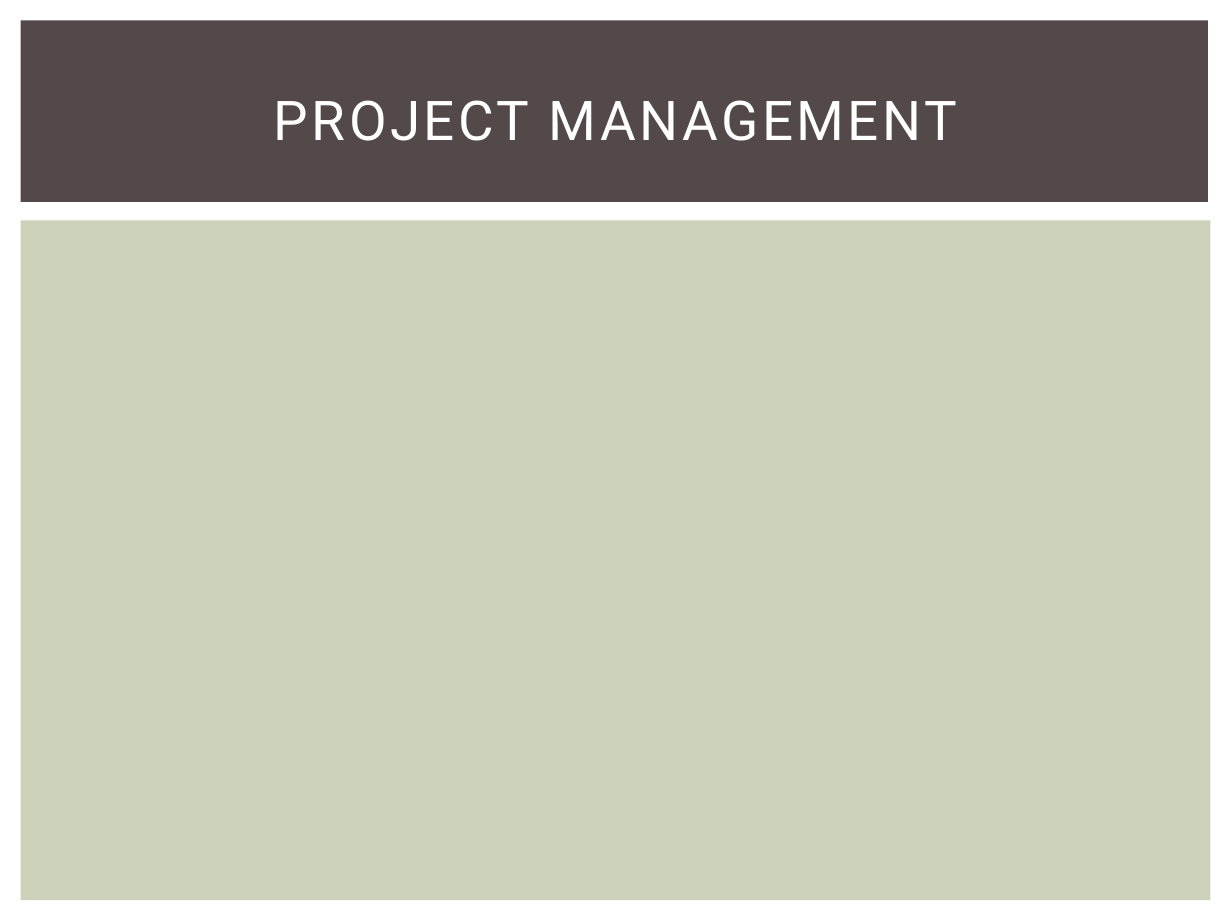
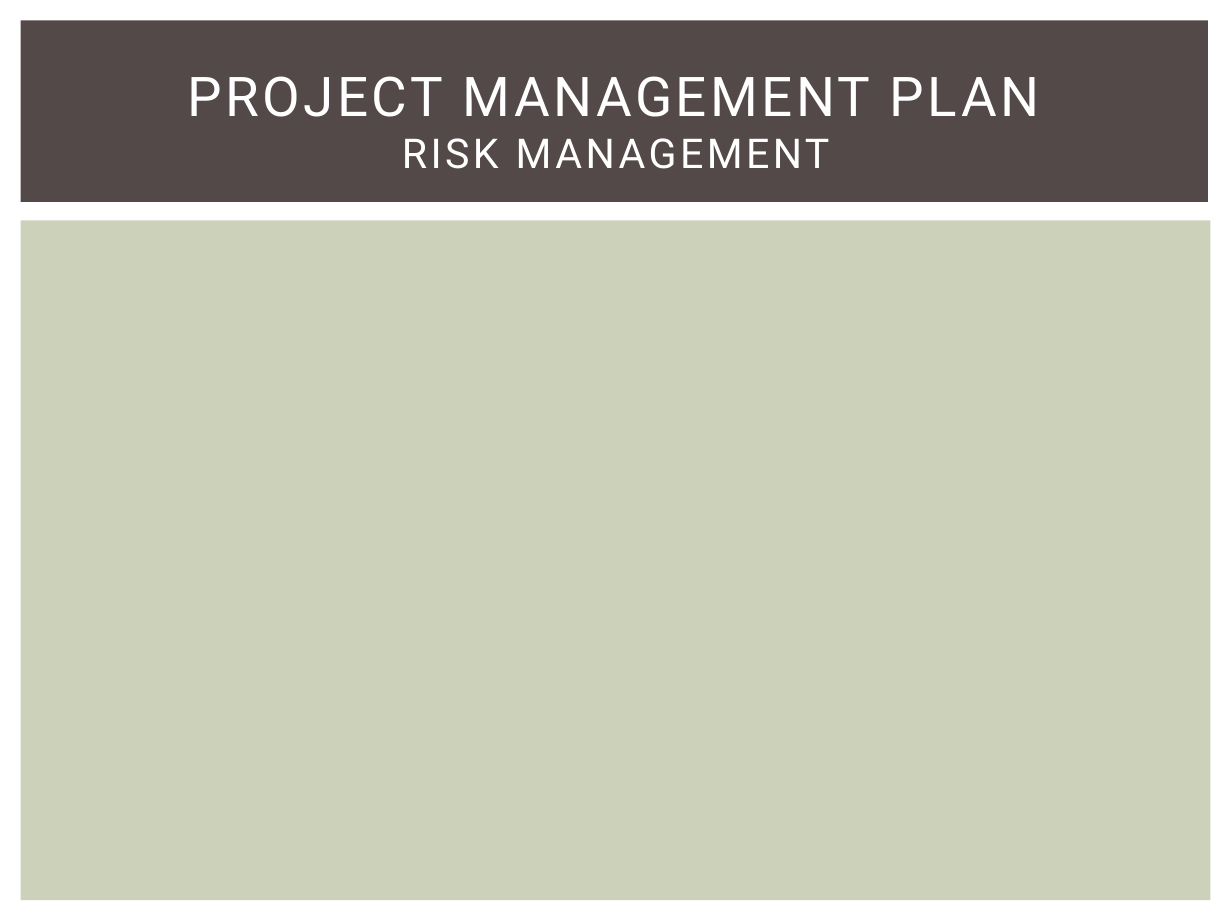
Before and after one commit to skyview059/e-learning-website, a slide deck: slide 11 of Document/Final report/Slide E-Learning project.pptx (slide 7 before the commit). Drawn at 1232x924 pixels with LibreOffice and Linux fonts; fonts in the diff are those of the drawing. Boxes give left, top, right and bottom in pixels: in the first picture for what was removed or moved away, otherwise in the second. Text is boxed around its words. In the diff, an @@ line names an element or a change of style, - is before the commit and + after.

```diff
--- a/Document/Final report/Slide E-Learning project.pptx
+++ b/Document/Final report/Slide E-Learning project.pptx
@@ title at (188, 76, 1040, 169): text changed @@
-PROJECT MANAGEMENT
+PROJECT MANAGEMENT PLAN
+RISK MANAGEMENT
```
Also in this commit, not shown: 7 other slides changed, 4 slides added, 3 slides removed.
